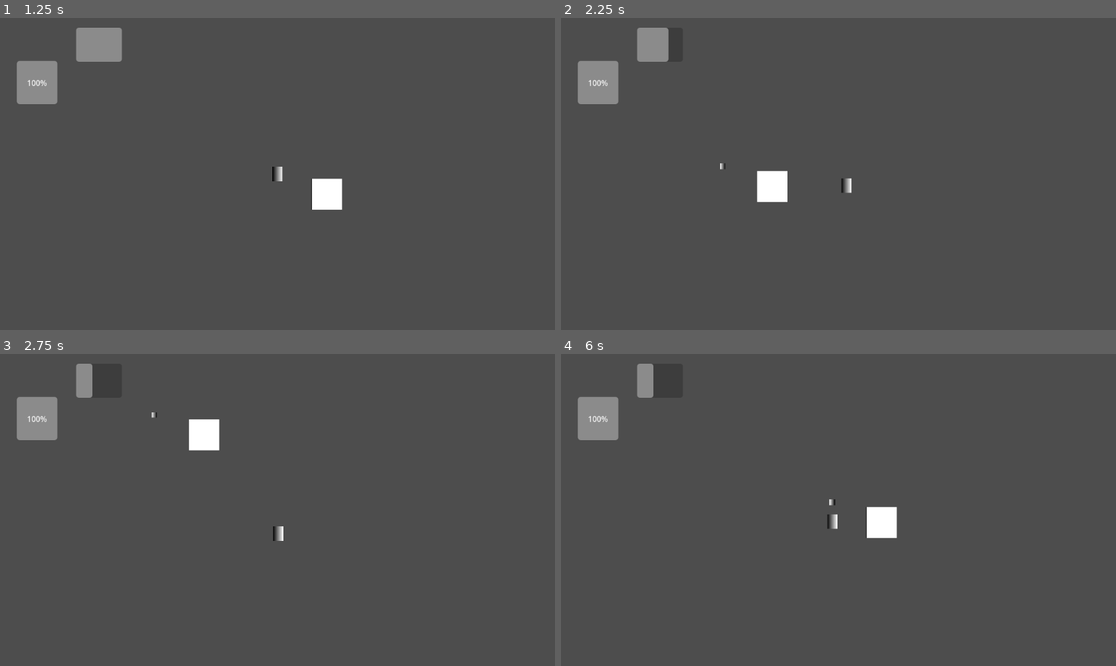
Above: before the commit, frames 1-4 (two rows, left to right).
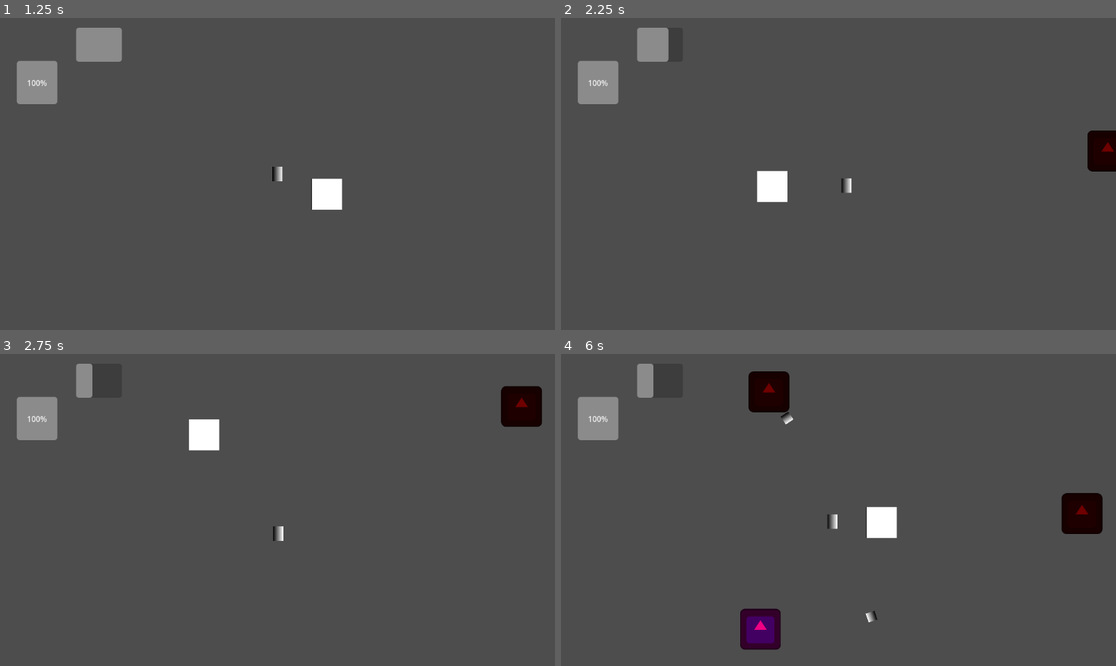
Above: after the commit, the same moments.

Repository: MarsikBlancik/HackathonV3
Game: Godot game, scene res://main_menu.tscn
Two runs of this game, one before a commit and one after it. Both use one fixed random seed, a clock stepped at 60 frames per second and the inputs below. The engine's default icon, where the game draws it, is replaced by a stand-in: a white triangle on a blue panel in a dark square.
Inputs (mouse positions are in pixels of both pictures, inside the frame that each line leads up to):
- Up to frame 1 (1.25 s): click "Graj" at 0.5 s
- Up to frame 2 (2.25 s): tap Enter at 1.25 s; move the mouse to (960, 158) at 1.27 s; hold D 1.28-2.03 s; tap L at 1.35, 2.1 s; click (960, 158) at 1.42 s; tap Space at 1.52 s; move the mouse to (727, 189) at 2.02 s; hold S from 2.03 s (still down)
- Up to frame 3 (2.75 s): keep holding S; tap Space at 2.27 s
- Up to frame 4 (6 s): move the mouse to (894, 441) at 2.77 s; release S at 2.78 s; hold D 2.78-3.53 s; tap L every 0.75 s from 2.85 to 5.85 s; move the mouse to (810, 572) at 3.52 s; hold W 3.53-4.28 s; click (810, 572) at 3.67 s; tap Space at 3.77, 4.52, 5.27 s; move the mouse to (1005, 556) at 4.27 s; hold A 4.28-5.78 s; move the mouse to (672, 463) at 5.02 s; move the mouse to (866, 510) at 5.77 s; hold S from 5.78 s (still down); click (866, 510) at 5.92 s

Frame 1 is identical in both runs. In frame 2, 0.7% of the frame differs, in the area x 28-100%, y 36-50%; in frame 3, 1.0%; in frame 4, 3.0%, in the area x 32-98%, y 5-95%.

Commit message:
XP drop, xp bar, level up
ss

Diff:
--- a/Enemy.tscn
+++ b/Enemy.tscn
@@ -2,12 +2,14 @@
 
 [ext_resource type="Script" uid="uid://dbaohr4cvad7" path="res://enemy.gd" id="1_s7bn3"]
 [ext_resource type="Texture2D" uid="uid://bg6fn6js05eym" path="res://icon.svg" id="1_tt7e2"]
+[ext_resource type="PackedScene" uid="uid://dff7ow4nfmpvf" path="res://XP_Gem.tscn" id="2_2hac7"]
 
 [sub_resource type="RectangleShape2D" id="RectangleShape2D_s7bn3"]
 size = Vector2(85, 85)
 
 [node name="Enemy" type="Node2D" unique_id=544428658]
 script = ExtResource("1_s7bn3")
+xp_gem_scene = ExtResource("2_2hac7")
 
 [node name="Sprite2D" type="Sprite2D" parent="." unique_id=467901982]
 modulate = Color(0.94208246, 0, 0.5169437, 1)
--- a/MainScene.tscn
+++ b/MainScene.tscn
@@ -6,6 +6,8 @@
 [ext_resource type="PackedScene" uid="uid://conxxkjs4hhsj" path="res://Player.tscn" id="2_rpqi1"]
 [ext_resource type="Script" uid="uid://cvr2kjn7j6b8f" path="res://ui.gd" id="5_rf2cd"]
 [ext_resource type="PackedScene" uid="uid://bcgyhgfn7xice" path="res://EnemySpawner.tscn" id="6_a814b"]
+
+[sub_resource type="LabelSettings" id="LabelSettings_a814b"]
 
 [node name="MainScene" type="Node2D" unique_id=1237574894]
 z_index = 1002
@@ -44,6 +46,14 @@
 offset_right = 1856.0
 offset_bottom = 1013.0
 size_flags_vertical = 8
-show_percentage = false
+
+[node name="LevelLabel" type="Label" parent="UI/XPBar" unique_id=796250840]
+layout_mode = 0
+offset_left = 860.0
+offset_top = -29.0
+offset_right = 992.0
+offset_bottom = -6.0
+text = "Poziom 1"
+label_settings = SubResource("LabelSettings_a814b")
 
 [node name="EnemySpawner" parent="." unique_id=1982424048 instance=ExtResource("6_a814b")]
--- a/RangedEnemy.tscn
+++ b/RangedEnemy.tscn
@@ -1,6 +1,7 @@
 [gd_scene format=3 uid="uid://xoulvym7le6k"]
 
 [ext_resource type="Script" uid="uid://c5hd6u8pnjfsn" path="res://ranged_enemy.gd" id="1_o20mk"]
+[ext_resource type="PackedScene" uid="uid://dff7ow4nfmpvf" path="res://XP_Gem.tscn" id="2_8ir81"]
 [ext_resource type="PackedScene" uid="uid://cr1l6cs510xaf" path="res://Projectile.tscn" id="2_smfiu"]
 [ext_resource type="Texture2D" uid="uid://bg6fn6js05eym" path="res://icon.svg" id="2_vqnxx"]
 
@@ -10,6 +11,7 @@
 [node name="RangedEnemy" type="Node2D" unique_id=513809056]
 modulate = Color(0.46080607, 0.70813626, 3.85046e-07, 1)
 script = ExtResource("1_o20mk")
+xp_gem_scene = ExtResource("2_8ir81")
 projectile_scene = ExtResource("2_smfiu")
 
 [node name="Sprite2D" type="Sprite2D" parent="." unique_id=1195580192]
--- a/XP_Gem.tscn
+++ b/XP_Gem.tscn
@@ -6,6 +6,7 @@
 radius = 7.58
 
 [sub_resource type="Gradient" id="Gradient_oacb4"]
+offsets = PackedFloat32Array(0.9233983, 1)
 
 [sub_resource type="GradientTexture2D" id="GradientTexture2D_ulokc"]
 gradient = SubResource("Gradient_oacb4")
@@ -19,9 +20,8 @@
 shape = SubResource("CircleShape2D_0fsme")
 
 [node name="Sprite2D" type="Sprite2D" parent="CollisionShape2D" unique_id=706991989]
-top_level = true
 z_index = 3
-position = Vector2(-2.3841858e-07, 2.3841858e-07)
+position = Vector2(-6, -5.999999)
 scale = Vector2(0.18125, 0.18125)
 texture = SubResource("GradientTexture2D_ulokc")
-flip_h = true
+centered = false
--- a/enemy.gd
+++ b/enemy.gd
@@ -1,6 +1,7 @@
 extends Node2D
 
 # --- USTAWIENIA BAZOWE ---
+@export var xp_gem_scene: PackedScene
 @export var speed: float = 120.0
 @export var stop_distance: float = 50.0
 
@@ -88,6 +89,19 @@
 	if hp <= 0:
 		die()
 
-func die() -> void:
-	print("Przeciwnik pokonany!")
-	queue_free()
+func die() -> void: # Możesz mieć tę funkcję pod inną nazwą, np. take_damage
+
+	# --- Tworzenie diamencika ---
+	if xp_gem_scene != null:
+		var gem = xp_gem_scene.instantiate()
+
+		# Ustawiamy pozycję diamencika dokładnie tam, gdzie zginął wróg
+		gem.global_position = global_position
+
+		# KLUCZOWE: Dodajemy gem do głównej sceny, a nie do wroga!
+		# Używamy call_deferred, żeby silnik fizyczny Godota się nie zablokował
+		get_tree().current_scene.call_deferred("add_child", gem)
+
+	# --- Koniec tworzenia ---
+
+	queue_free() # Przeciwnik znika
--- a/enemy_spawner.gd
+++ b/enemy_spawner.gd
@@ -5,8 +5,8 @@
 @export var offscreen_buffer: float = 100.0
 
 # --- USTAWIENIA TRUDNOŚCI ---
-@export var initial_spawn_time: float = 3.0 # Początkowy średni czas
-@export var min_spawn_time: float = 0.5     # Limit szybkości
+@export var initial_spawn_time: float = 1.0 # Początkowy średni czas
+@export var min_spawn_time: float = 1     # Limit szybkości
 @export var time_to_reach_limit: float = 300.0 # Ile sekund do limitu (300s = 5 minut)
 @export var variance: float = 0.5           # Losowe odchylenie (+/- 0.5s)
 
--- a/main_scene.gd
+++ b/main_scene.gd
@@ -1,55 +1,12 @@
 extends Node2D
 
 @export var xp_gem_scene: PackedScene
-@export var initial_xp_count: int = 50
-@export var spawn_range: float = 500.0
+@export var initial_xp_count: int = 40
+@export var spawn_range: float = 600.0
 
 @onready var player
 @onready var ui = $UI
 
 func _ready() -> void:
-	# KLUCZOWE: Inicjalizuje generator liczb losowych
-	randomize()
-
-	await get_tree().create_timer(0.2).timeout
-
-	if player == null: player = get_node_or_null("Player")
-	if ui == null: ui = get_node_or_null("UI")
-
-	spawn_initial_xp()
-
-	# Połączenia sygnałów
-	if player and ui:
-		if not player.hp_changed.is_connected(ui.update_hp):
-			player.hp_changed.connect(ui.update_hp)
-		if not player.energy_changed.is_connected(ui.update_energy):
-			player.energy_changed.connect(ui.update_energy)
-		if player.has_signal("xp_changed"):
-			player.xp_changed.connect(ui.update_xp)
-			ui.update_xp(player.current_xp, player.xp_to_next_level)
-
-func spawn_initial_xp() -> void:
-	if xp_gem_scene == null: return
-
-	# Pobieramy pozycję startową (środek mapy)
-	var center = Vector2.ZERO
-	if is_instance_valid(player):
-		center = player.global_position
-
-	for i in range(initial_xp_count):
-		var gem = xp_gem_scene.instantiate()
-
-		# Losujemy pozycję Wewnątrz pętli
-		var rx = randf_range(-spawn_range, spawn_range)
-		var ry = randf_range(-spawn_range, spawn_range)
-		var random_offset = Vector2(rx, ry)
-
-		# Dodajemy do MainScene (self), a nie do gracza!
-		add_child(gem)
-
-		# Ustawiamy pozycję
-		gem.global_position = center + random_offset
-
-		# Debug: Sprawdźmy w konsoli czy liczby są różne
-		if i < 5:
-			print("Gem ", i, " pozycja: ", gem.global_position)
+	# Usuwamy całe szukanie gracza i łączenie sygnałów, bo robi to UI
+	await get_tree().process_frame
--- a/ranged_enemy.gd
+++ b/ranged_enemy.gd
@@ -1,6 +1,7 @@
 extends Node2D
 
 # --- USTAWIENIA BAZOWE ---
+@export var xp_gem_scene: PackedScene
 @export var speed: float = 80.0 # Strzelec jest wolniejszy
 @export var stop_distance: float = 250.0 # Zatrzymuje się dalej od gracza
 
@@ -94,5 +95,19 @@
 	if hp <= 0:
 		die()
 
-func die() -> void:
-	queue_free()
+func die() -> void: # Możesz mieć tę funkcję pod inną nazwą, np. take_damage
+
+	# --- Tworzenie diamencika ---
+	if xp_gem_scene != null:
+		var gem = xp_gem_scene.instantiate()
+
+		# Ustawiamy pozycję diamencika dokładnie tam, gdzie zginął wróg
+		gem.global_position = global_position
+
+		# KLUCZOWE: Dodajemy gem do głównej sceny, a nie do wroga!
+		# Używamy call_deferred, żeby silnik fizyczny Godota się nie zablokował
+		get_tree().current_scene.call_deferred("add_child", gem)
+
+	# --- Koniec tworzenia ---
+
+	queue_free() # Przeciwnik znika
--- a/ui.gd
+++ b/ui.gd
@@ -1,38 +1,45 @@
 extends CanvasLayer
 
+# Referencje do pasków postępu
 @onready var hp_bar = $HPBar
 @onready var energy_bar = $EnergyBar
+@onready var xp_bar = $XPBar
 
-# Pobieramy referencje do naszych nowych tekstów (upewnij się, że nazwy się zgadzają!)
-@onready var hp_label
-@onready var energy_label
+# Referencje do tekstów (Upewnij się, że masz takie nazwy w drzewie UI!)
+@onready var hp_label = get_node_or_null("HPLabel")
+@onready var energy_label = get_node_or_null("EnergyLabel")
+@onready var level_label = find_child("LevelLabel", true, false)
 
-func _ready() -> void:
-	# Czekamy jedną klatkę, żeby upewnić się, że Player zdążył załadować się do gry
-	await get_tree().process_frame
-
-	# Szukamy jedynego węzła w grupie "Player"
+func _ready():
+	# Szukamy gracza w grupie "Player" (najbezpieczniejsza metoda)
 	var player = get_tree().get_first_node_in_group("Player")
 
 	if player:
-		# Podpinamy sygnały BEZPOŚREDNIO pod gracza
+		# Łączymy wszystkie sygnały
 		player.hp_changed.connect(update_hp)
 		player.energy_changed.connect(update_energy)
+		player.xp_changed.connect(update_xp)
 
-		# Wymuszamy pierwszą aktualizację pasków
+		# POPRAWKA: Zmiana "level_changed" na "leveled_up" zgodnie z player.gd!
+		if player.has_signal("leveled_up"):
+			player.leveled_up.connect(update_level)
+
+		print("UI: Pomyślnie podłączono do Gracza!")
+
+		# Ustawiamy wartości startowe, żeby UI nie było puste na początku
 		update_hp(player.current_hp, player.max_hp)
 		update_energy(player.current_energy, player.max_energy)
-		print("UI: Pomyślnie podłączono do Gracza!")
+		update_xp(player.current_xp, player.xp_to_next_level)
+		update_level(player.level)
 	else:
-		print("BŁĄD: UI nie znalazło Gracza. Upewnij się, że masz gracza na scenie!")
+		print("UI BŁĄD: Nie znaleziono Gracza w grupie 'Player'!")
 
-# Funkcje odbierające sygnał
+# --- FUNKCJE AKTUALIZUJĄCE ---
+
 func update_hp(current: int, max_val: int) -> void:
 	if hp_bar:
 		hp_bar.max_value = max_val
 		hp_bar.value = current
-
-	# Aktualizujemy tekst na pasku
 	if hp_label:
 		hp_label.text = str(current) + " / " + str(max_val)
 
@@ -40,12 +47,15 @@
 	if energy_bar:
 		energy_bar.max_value = max_val
 		energy_bar.value = current
-
-	# Aktualizujemy tekst na pasku (np. "3 / 3")
 	if energy_label:
 		energy_label.text = str(current) + " / " + str(max_val)
+
 func update_xp(current_xp: int, max_xp: int) -> void:
-	# Zakładając, że Twój pasek nazywa się XPBar
-	if has_node("XPBar"):
-		$XPBar.max_value = max_xp
-		$XPBar.value = current_xp
+	if xp_bar:
+		xp_bar.max_value = max_xp
+		xp_bar.value = current_xp
+		# Opcjonalnie: print("UI: XP zaktualizowane")
+
+func update_level(level: int) -> void:
+	if level_label:
+		level_label.text = "Poziom: " + str(level)
--- a/xp_gem.gd
+++ b/xp_gem.gd
@@ -1,51 +1,45 @@
 extends Area2D
 
-@export var xp_value: int = 5
-@export var collect_speed: float = 450.0
-@export var magnet_distance: float = 20.0 # Zasięg przyciągania
+@export var xp_value: int = 3
+@export var collect_speed: float = 400.0
+@export var magnet_distance: float = 200.0
 
 var player: Node2D = null
-var being_collected: bool = false
+var is_magnetized: bool = false
 
 func _ready() -> void:
-	# Szukamy gracza na starcie
-	_find_player()
-
-	# Łączymy kolizję (zbieranie)
+	# Podpięcie sygnałów kolizji
+	body_entered.connect(_on_collected)
 	area_entered.connect(_on_collected)
-	body_entered.connect(_on_collected)
-
-func _find_player():
-	# Najpierw po grupie
-	player = get_tree().get_first_node_in_group("Player")
-	# Jeśli nie ma, to po nazwie w całej scenie
-	if player == null:
-		player = get_tree().root.find_child("Player", true, false)
 
 func _process(delta: float) -> void:
+	# Szukamy gracza, jeśli go nie mamy
 	if not is_instance_valid(player):
-		if Engine.get_frames_drawn() % 60 == 0: # Szukaj gracza co 60 klatek
-			_find_player()
+		player = get_tree().get_first_node_in_group("Player")
+		# Awaryjne szukanie po nazwie, gdyby grupa nie zadziałała
+		if not player:
+			player = get_tree().current_scene.find_child("Player", true, false)
 		return
 
 	var dist = global_position.distance_to(player.global_position)
 
-	# Aktywacja magnesu
+	# Włączenie magnesu
 	if dist < magnet_distance:
-		being_collected = true
+		is_magnetized = true
 
-	if being_collected:
+	# Ruch w stronę gracza
+	if is_magnetized:
 		var direction = (player.global_position - global_position).normalized()
-		# Ruch globalny
 		global_position += direction * collect_speed * delta
-		# Przyspieszanie lotu
-		collect_speed += 10.0
+		collect_speed += 10.0 # Przyspiesza z czasem, by zawsze dogonić
 
-func _on_collected(thing: Node) -> void:
-	# Sprawdzamy czy to gracz (bezpośrednio lub rodzic)
-	var p = thing if (thing.is_in_group("Player") or thing.name == "Player") else thing.get_parent()
+func _on_collected(body_or_area: Node) -> void:
+	# Sprawdzamy co w nas uderzyło (czy to sam Gracz, czy jego strefa ataku/kolizji)
+	var target = body_or_area
+	if not target.is_in_group("Player") and target.name != "Player":
+		target = body_or_area.get_parent()
 
-	if p and (p.is_in_group("Player") or p.name == "Player"):
-		if p.has_method("gain_xp"):
-			p.gain_xp(xp_value)
-			queue_free()
+	# Jeśli to gracz i potrafi przyjmować XP
+	if target and target.has_method("gain_xp"):
+		target.gain_xp(xp_value)
+		queue_free()
